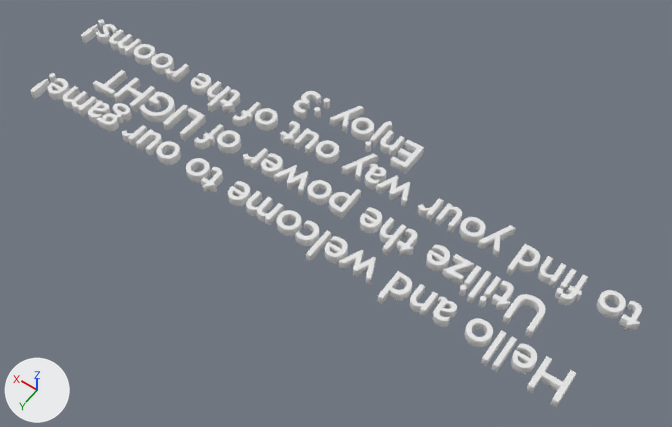
Two versions of the Blender file Assets/Blender Models/Welcome.blend, one commit apart.
Camera for both pictures: a 50 mm lens placed at (-7.79, 10.19, 14.95), pointed at (-0.74, 0.32, -0.57). The lights are fixed; the arrows at lower left show +X, +Y and +Z.

Names of what the first picture shows: 'Text'.
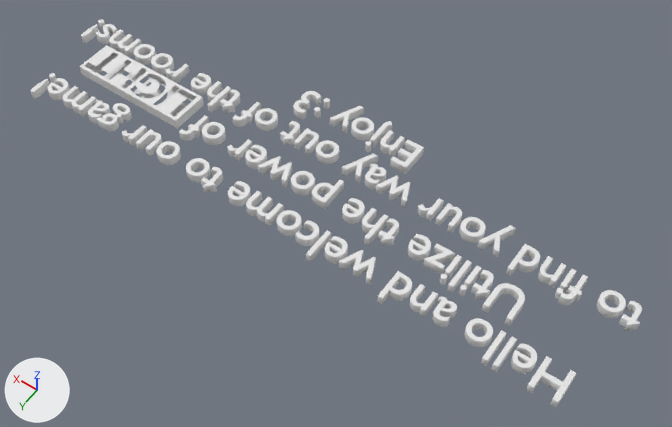
The change, as a diff of the scene's bpy script:
```diff
--- a/Assets/Blender Models/Welcome.blend.py
+++ b/Assets/Blender Models/Welcome.blend.py
@@ mat_material_001 @@
+mat_material_001 = diffuse_material('Material.001')
+mat_material_001.base_color = (0.8, 0.8, 0.8)  # white #e7e7e7
@@ me_cube @@
+me_cube.from_pydata(...)  # 272 vertices, 195 faces; spans x -1.0..1.0, y -1.0..1.0, z -1.0..1.0
+me_cube.materials.append(mat_material_001)  # white #e7e7e7
@@ txt_text @@
 txt_text = bpy.data.curves.new('Text', 'FONT')
-txt_text.body = 'Hello and welcome to our game!\nUtilize the power of LIGHT\nto find your way out of the rooms!\nEnjoy :3'
+txt_text.body = 'Hello and welcome to our game!\nUtilize the power of        \nto find your way out of the rooms!\nEnjoy :3'
 txt_text.bevel_resolution = 2
@@ ob_cube @@
+ob_cube = bpy.data.objects.new('Cube', me_cube)
+ob_cube.location = (4.77, 0.25, 0.0)
+ob_cube.scale = (-1.48, 0.445, 0.126)
```

What differs and where, as boxes [x1, y1, x2, y2] in the pictures (672 x 427 px):
'Text', text changed
    both: [31, 19, 642, 407]
'Cube', added
    after: [79, 45, 204, 129]
